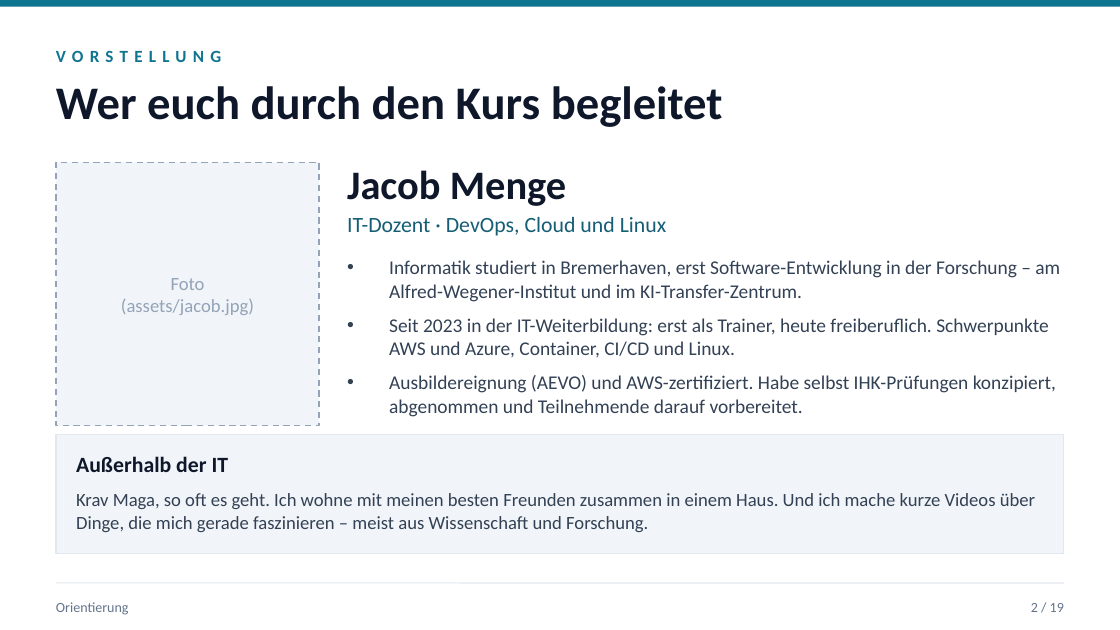
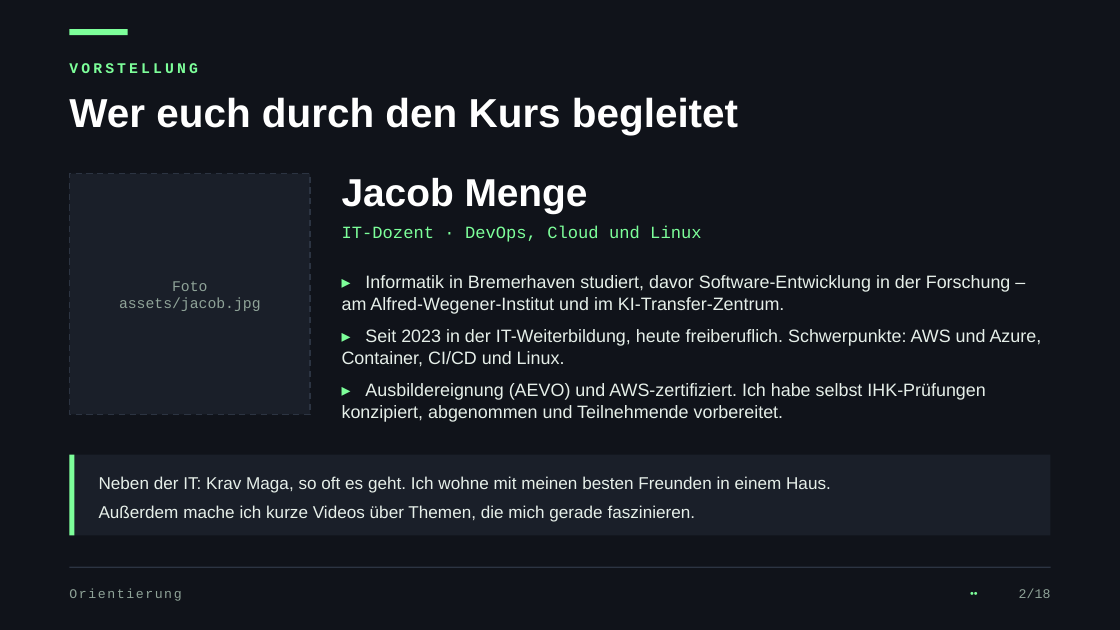
Before and after one commit to JacobMenge/kurs-unterlagen, a slide deck: slide 3 of folien/dist/00-orientierung.pptx. Drawn at 1120x630 pixels with LibreOffice and Linux fonts; fonts in the diff are those of the drawing. Boxes give left, top, right and bottom in pixels: in the first picture for what was removed or moved away, otherwise in the second. Text is boxed around its words. In the diff, an @@ line names an element or a change of style, - is before the commit and + after.

Commit message:
folien: dunkles design im terminal-look, themenfarben, kennzahlen und kapiteltrenner

```diff
--- a/folien/dist/00-orientierung.pptx
+++ b/folien/dist/00-orientierung.pptx
@@ background #FFFFFF to #10131A @@
@@ rectangle removed at bbox=[0, 0, 1120, 7] @@
@@ rectangle added at bbox=[69, 29, 128, 36], fill #7DFF9A @@
@@ text "VORSTELLUNG": place and size @@
-text "VORSTELLUNG" at bbox=[56, 50, 221, 62]
+text "VORSTELLUNG" at bbox=[69, 63, 197, 73]
@@ text "VORSTELLUNG" at bbox=[69, 63, 197, 73]: size 11 to 9.5 pt, font Calibri to Courier New, text colour #0E7490 to #7DFF9A, letter spacing 4 to 2 pt @@
@@ text "Wer euch durch den Kurs ...": place and size @@
-text "Wer euch durch den Kurs ..." at bbox=[56, 86, 723, 127]
+text "Wer euch durch den Kurs ..." at bbox=[69, 97, 738, 135]
@@ text "Wer euch durch den Kurs ..." at bbox=[69, 97, 738, 135]: size 30 to 26 pt, font Calibri to Arial, text colour #0F172A to #FFFFFF @@
@@ rectangle: place and size @@
-rectangle at bbox=[56, 162, 319, 426]
+rectangle at bbox=[69, 174, 310, 414]
@@ rectangle at bbox=[69, 174, 310, 414]: fill #F1F5F9 to #1A1F29; outline #94A3B8 1 pt dashed to #2C3442 1 pt dashed @@
@@ text "Jacob Menge": place and size @@
-text "Jacob Menge" at bbox=[347, 170, 566, 206]
+text "Jacob Menge" at bbox=[342, 177, 588, 214]
@@ text "Jacob Menge" at bbox=[342, 177, 588, 214]: size 26 to 25 pt, font Calibri to Arial, text colour #0F172A to #FFFFFF @@
@@ text "IT-Dozent · DevOps, Cloud und ...": place and size @@
-text "IT-Dozent · DevOps, Cloud und ..." at bbox=[347, 217, 666, 236]
+text "IT-Dozent · DevOps, Cloud und ..." at bbox=[342, 226, 701, 242]
@@ text "IT-Dozent · DevOps, Cloud und ..." at bbox=[342, 226, 701, 242]: size 14 to 11 pt, font Calibri to Courier New, text colour #155E75 to #7DFF9A @@
@@ text at bbox=[119, 297, 261, 311]: text changed; size 12 to 9.5 pt; font Calibri to Courier New; text colour #94A3B8 to #8FA398 @@
-(assets/jacob.jpg)
+assets/jacob.jpg
@@ text at bbox=[172, 281, 207, 291]: size 12 to 9.5 pt, font Calibri to Courier New, text colour #94A3B8 to #8FA398 in "Foto" @@
@@ text at bbox=[342, 275, 1042, 422]: text changed; size 12.5 to 11.5 pt; font Calibri to Arial; text colour #334155 to #E6EFE9 @@
-• Informatik studiert in Bremerhaven, erst Software-Entwicklung in der Forschung – am Alfred-Wegener-Institut und im KI-Transfer-Zentrum.
-• Seit 2023 in der IT-Weiterbildung: erst als Trainer, heute freiberuflich. Schwerpunkte AWS und Azure, Container, CI/CD und Linux.
-• Ausbildereignung (AEVO) und AWS-zertifiziert. Habe selbst IHK-Prüfungen konzipiert, abgenommen und Teilnehmende darauf vorbereitet.
+▸ Informatik in Bremerhaven studiert, davor Software-Entwicklung in der Forschung – am Alfred-Wegener-Institut und im KI-Transfer-Zentrum.
+▸ Seit 2023 in der IT-Weiterbildung, heute freiberuflich. Schwerpunkte: AWS und Azure, Container, CI/CD und Linux.
+▸ Ausbildereignung (AEVO) und AWS-zertifiziert. Ich habe selbst IHK-Prüfungen konzipiert, abgenommen und Teilnehmende vorbereitet.
@@ rectangle: place and size @@
-rectangle at bbox=[56, 435, 1064, 553]
+rectangle at bbox=[69, 455, 1051, 535]
@@ rectangle at bbox=[69, 455, 1051, 535]: fill #F1F5F9 to #1A1F29; outline #E2E8F0 0.75 pt to none @@
@@ rectangle added at bbox=[69, 455, 74, 535], fill #7DFF9A @@
@@ text removed at bbox=[76, 456, 229, 472] @@
-Außerhalb der IT
@@ text at bbox=[99, 476, 831, 522]: text changed; size 12 to 11 pt; font Calibri to Arial; text colour #334155 to #E6EFE9 @@
-Krav Maga, so oft es geht. Ich wohne mit meinen besten Freunden zusammen in einem Haus. Und ich mache kurze Videos über Dinge, die mich gerade faszinieren – meist aus Wissenschaft und Forschung.
+Neben der IT: Krav Maga, so oft es geht. Ich wohne mit meinen besten Freunden in einem Haus.
+Außerdem mache ich kurze Videos über Themen, die mich gerade faszinieren.
@@ line moved from (56, 584) - (1064, 584) to (69, 568) - (1051, 568) @@
@@ line (69, 568) - (1051, 568): stroke #E2E8F0 0.75 pt to #2C3442 0.75 pt @@
@@ text "Orientierung": place and size @@
-text "Orientierung" at bbox=[56, 602, 129, 615]
+text "Orientierung" at bbox=[69, 588, 181, 601]
@@ text "Orientierung" at bbox=[69, 588, 181, 601]: size 9 to 8.5 pt, font Calibri to Courier New, text colour #64748B to #8FA398, letter spacing 0 to 1 pt @@
@@ text added at bbox=[698, 579, 978, 608], 7 pt, text #7DFF9A @@
+••
@@ text at bbox=[1019, 588, 1051, 598]: text changed; size 9 to 8.5 pt; font Calibri to Courier New; text colour #64748B to #8FA398 @@
-2 / 19
+2/18
```
Also in this commit, not shown: 22 other slides changed, 11 other files.
